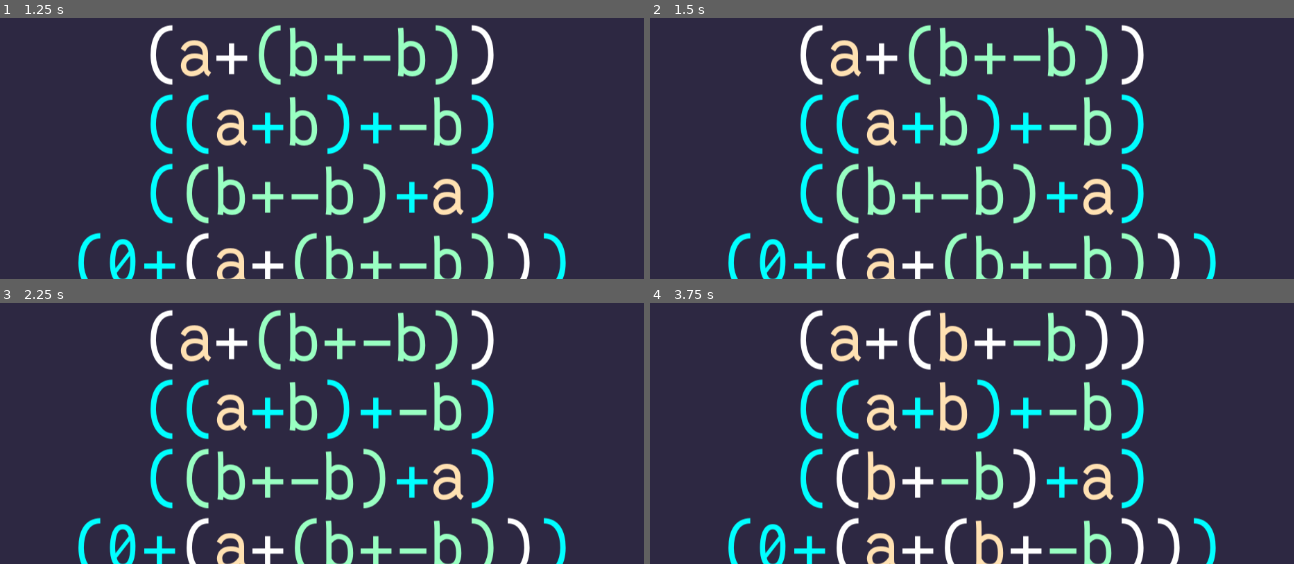
Above: before the commit, frames 1-4 (two rows, left to right).
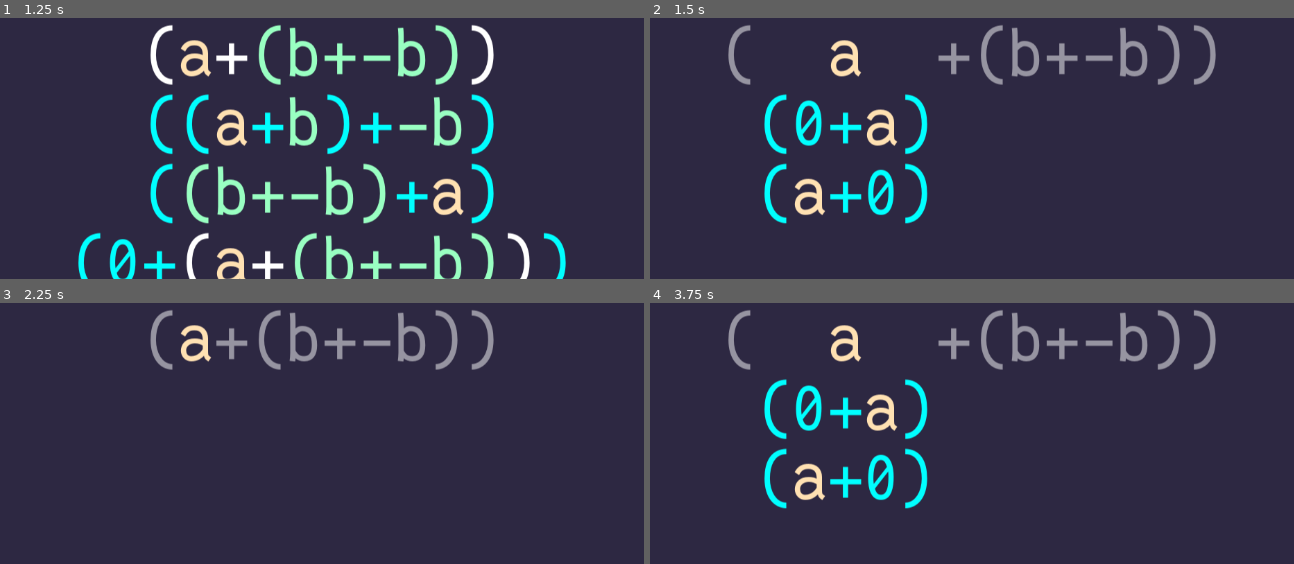
Above: after the commit, the same moments.

Repository: theoahfeldt/emperical-maths
Game: Godot game, scene res://test.tscn
The game is run twice, just before and just after one commit, with the same random seed, the same clock (stepped at 60 frames per second) and the same inputs.
Inputs:
- Up to frame 1 (1.25 s): tap Enter at 0.5 s; hold Right (expression_right) from 0.53 s (still down); tap Space (expression_select) at 0.6 s
- Up to frame 2 (1.5 s): tap Space (expression_select) at 1.25, 1.35 s; release Right (expression_right) at 1.28 s; hold Down (expression_down) from 1.28 s (still down)
- Up to frame 3 (2.25 s): tap Enter at 2 s; release Down (expression_down) at 2.03 s; hold Right (expression_right) from 2.03 s (still down); tap Space (expression_select) at 2.1 s
- Up to frame 4 (3.75 s): tap Space (expression_select) at 2.75, 2.85, 3.6 s; release Right (expression_right) at 2.78 s; hold Up (expression_up) 2.78-3.53 s; tap Enter at 3.5 s; hold Left (expression_left) from 3.53 s (still down)

Frame 1 is identical in both runs. In frame 2, 15% of the frame differs, in the area x 12-88%, y 2-100%; in frame 3, 11%; in frame 4, 15%.
Error before the commit: Invalid access to property or key 'subexpressions' on a base object of type 'Node2D (SelectionMenu)'. (res://algebra/expression_indexer.gd:148)

Commit message:
Replace single use function call directly with function body

Diff:
--- a/game/algebra/ui/expression_controller.gd
+++ b/game/algebra/ui/expression_controller.gd
@@ -37,15 +37,6 @@
 			selected, algebraic_rules, substitution_rules, mark)
 	ExpressionIndexer.replace_graphical_subexpression(
 			$GraphicalBase, menu, mark)
-
-
-func _replace_subexpression(
-		algebraic: AlgebraicExpression, graphical: GraphicalExpression, mark
-		) -> void:
-	ExpressionIndexer.replace_algebraic_subexpression(
-			algebraic_base, algebraic, mark)
-	ExpressionIndexer.replace_graphical_subexpression(
-			$GraphicalBase, graphical, mark)
 	current_action = Action.SELECT_ALTERNATIVE
 
 
@@ -55,7 +46,10 @@
 
 func _on_alternatives_menu_selector_selected_expression(
 		algebraic, graphical, mark) -> void:
-	_replace_subexpression(algebraic, graphical, mark)
+	ExpressionIndexer.replace_algebraic_subexpression(
+			algebraic_base, algebraic, mark)
+	ExpressionIndexer.replace_graphical_subexpression(
+			$GraphicalBase, graphical, mark)
 	current_action = Action.SELECT_EXPRESSION
 
 
